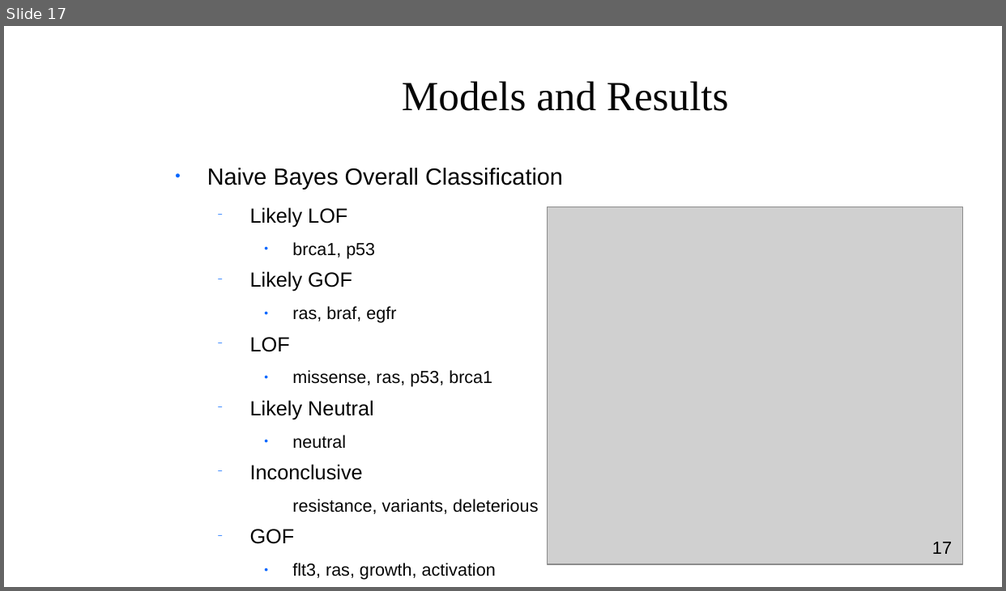
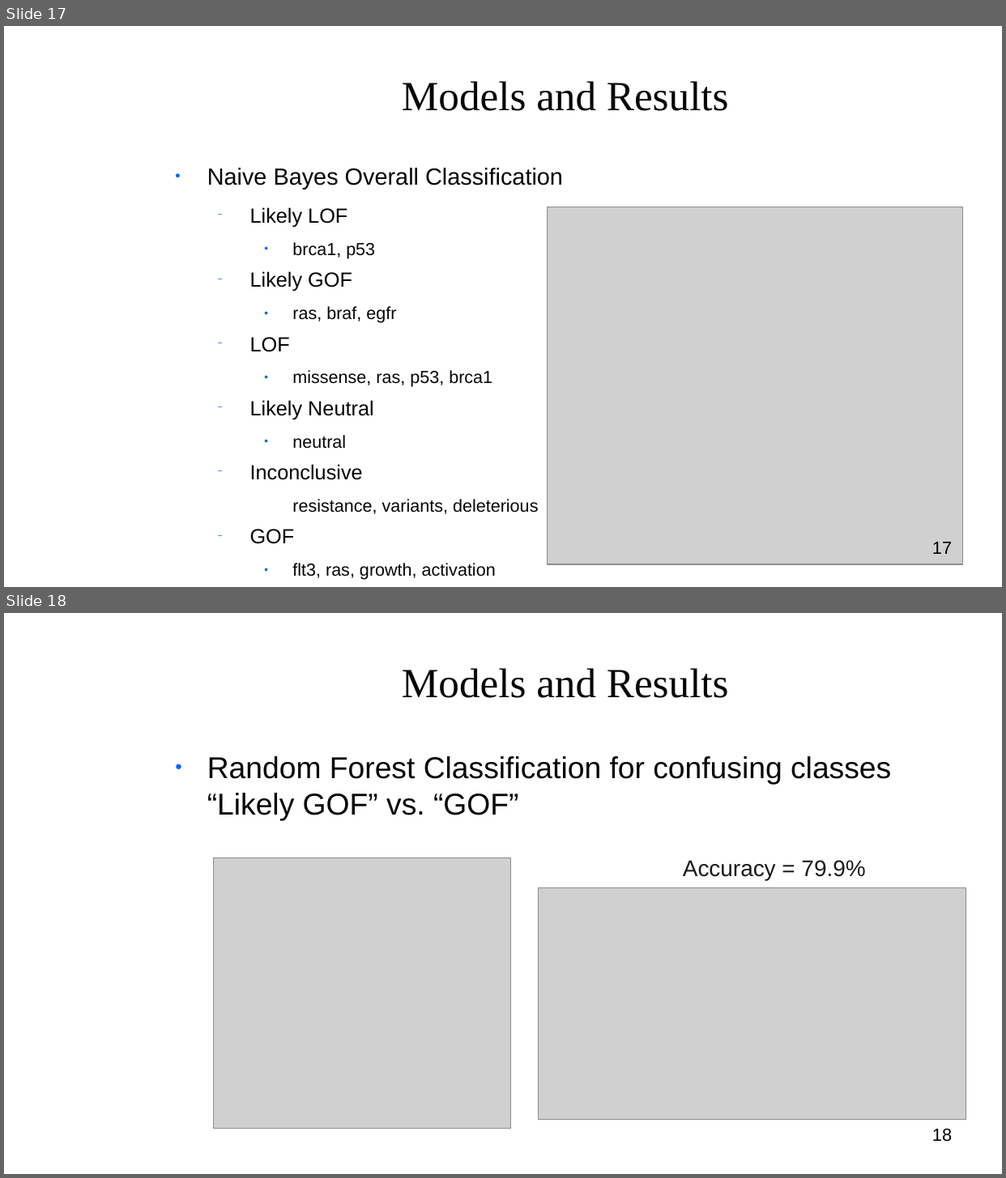
Before and after one commit to Shredder42/mutations, a slide deck: presentation.odp. Shown one above the other, each under a label of ours: slide 17 before the commit, slides 17 and 18 after it. The pictures are 1006x591 and 1006x1178 pixels, drawn with LibreOffice and Linux fonts; fonts in the diff are those of the drawing; grey boxes stand for pictures; background and template pictures are left out. Boxes give left, top, right and bottom in pixels: in the first picture for what was removed or moved away, otherwise in the second. Text is boxed around its words. In the diff, an @@ line names an element or a change of style, - is before the commit and + after.

```diff
--- a/presentation.odp
+++ b/presentation.odp
@@ slide 18 added at (x1=4, y1=613, x2=1002, y2=1174), background picture (left out) @@
@@ title added at (x1=402, y1=668, x2=729, y2=698), 33 pt, text #050505 @@
+Models and Results
@@ text added at (x1=207, y1=756, x2=891, y2=820), 24 pt, text #050505 @@
+● Random Forest Classification for confusing classes “Likely GOF” vs. “GOF”
@@ picture added at (x1=213, y1=858, x2=511, y2=1129) @@
@@ text added at (x1=683, y1=860, x2=865, y2=880), 18 pt, text #1B1B1B @@
+Accuracy = 79.9%
@@ picture added at (x1=539, y1=888, x2=966, y2=1120) @@
@@ page number added at (x1=932, y1=1129, x2=952, y2=1142), 14 pt, text #000000 @@
+18
```
Also in this commit, not shown: 2 other files.
